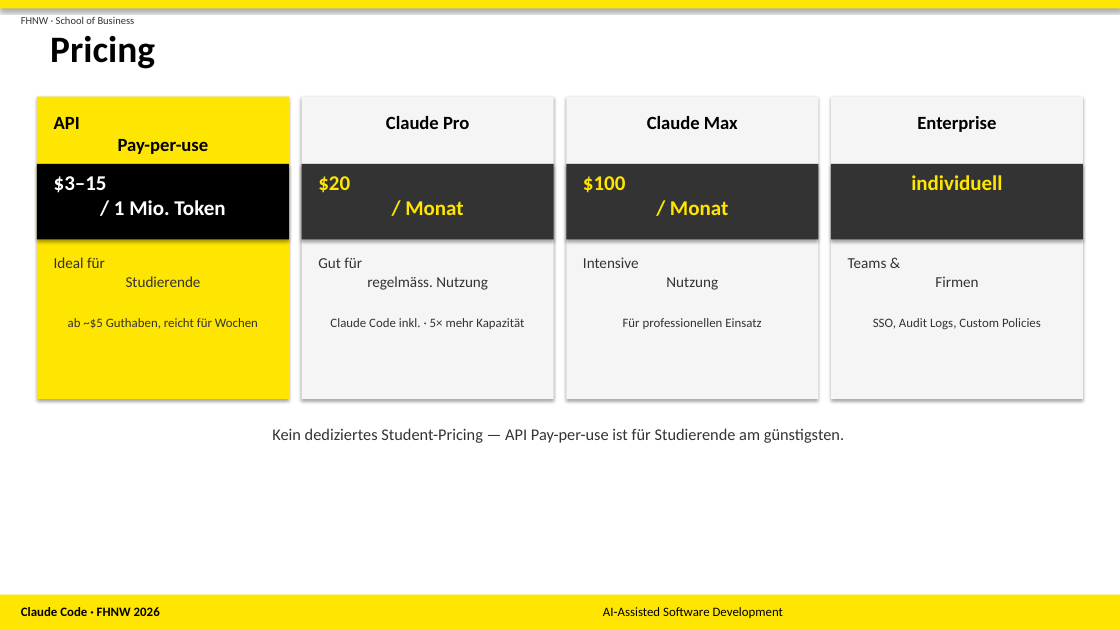
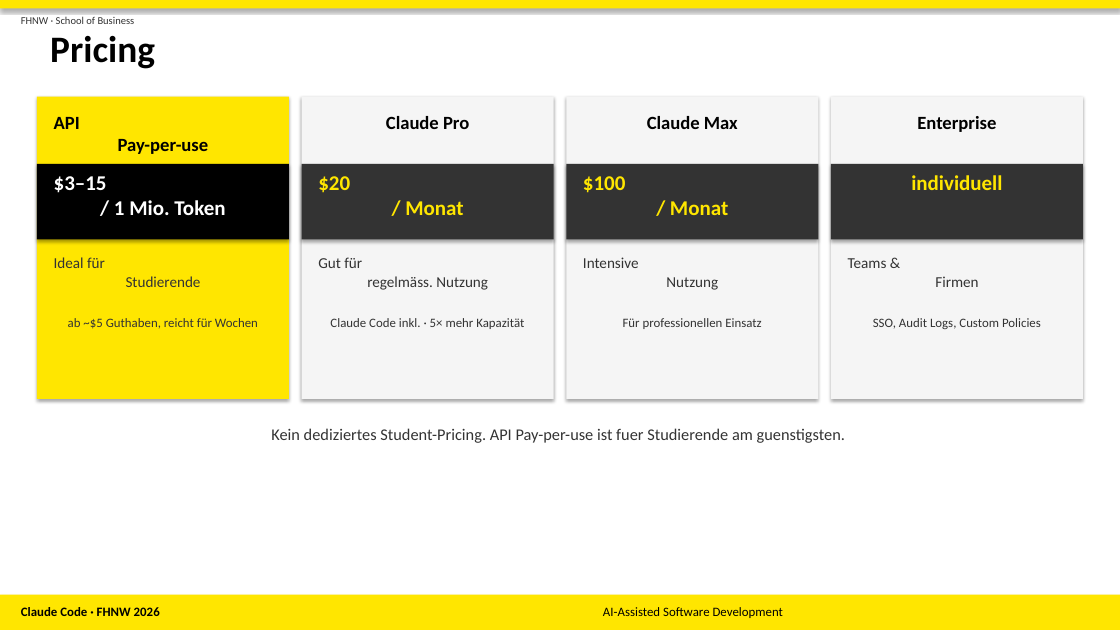
Before and after one commit to SheylaSam/AIASD, a slide deck: slide 5 of Claude_Code_Pitch.pptx. Drawn at 1120x630 pixels with LibreOffice and Linux fonts; fonts in the diff are those of the drawing. Boxes give left, top, right and bottom in pixels: in the first picture for what was removed or moved away, otherwise in the second. Text is boxed around its words. In the diff, an @@ line names an element or a change of style, - is before the commit and + after.

```diff
--- a/Claude_Code_Pitch.pptx
+++ b/Claude_Code_Pitch.pptx
@@ text at box(271, 428, 845, 443): text changed @@
-Kein dediziertes Student-Pricing — API Pay-per-use ist für Studierende am günstigsten.
+Kein dediziertes Student-Pricing. API Pay-per-use ist fuer Studierende am guenstigsten.
```
Also in this commit, not shown: 6 other slides changed.
